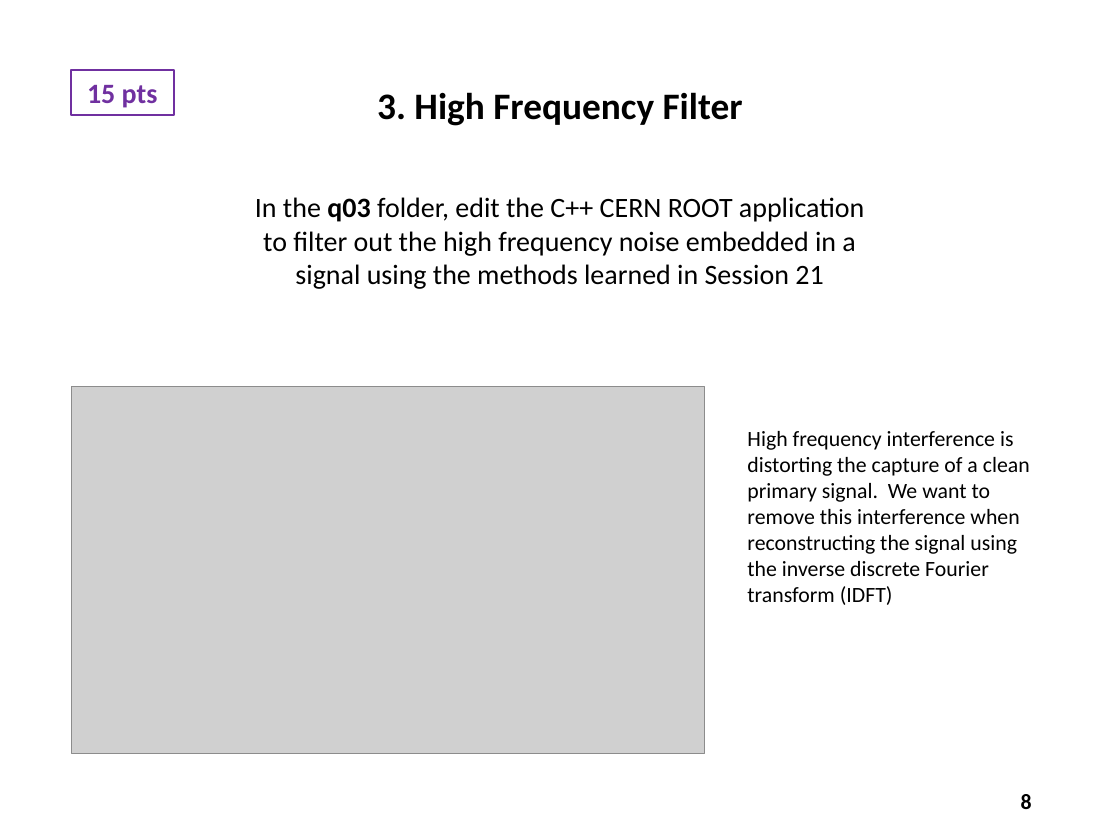
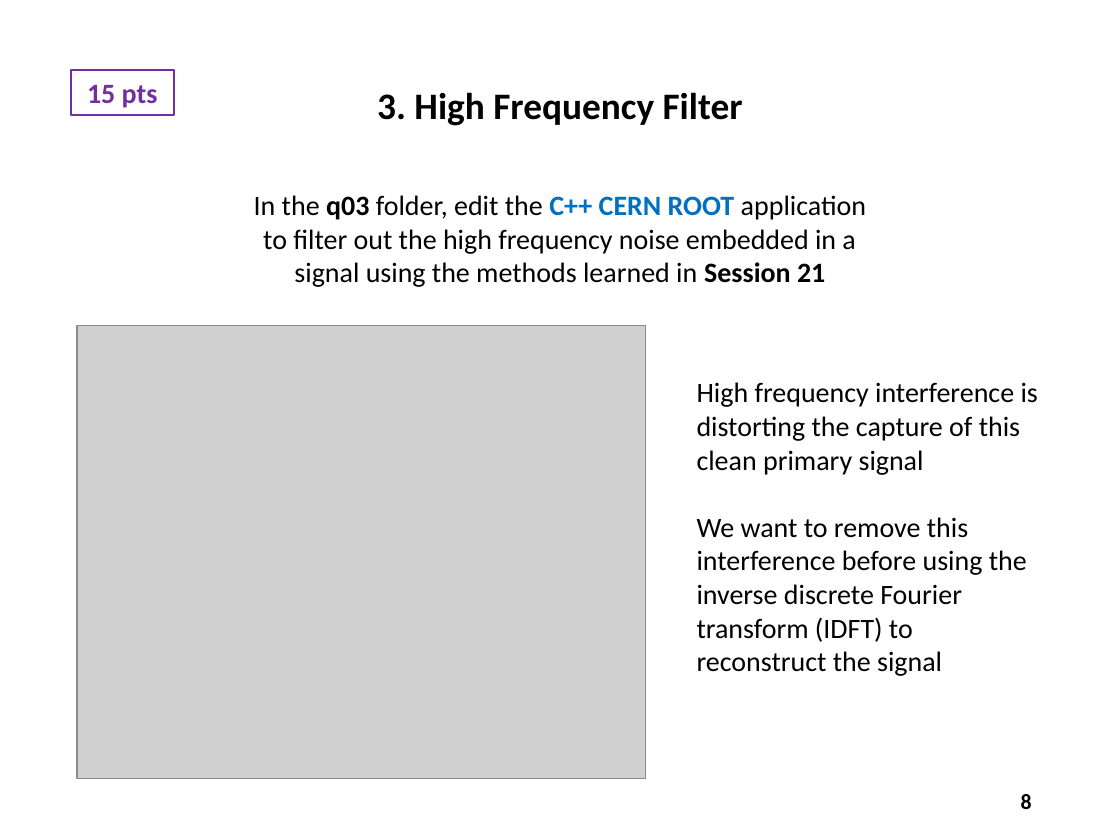
Before and after one commit to dbiersach/scicomp301-cpp-linux, a slide deck: slide 8 of exam3/Exam 3 Questions.pptx. Drawn at 1120x840 pixels with LibreOffice and Linux fonts; fonts in the diff are those of the drawing; grey boxes stand for pictures. Boxes give left, top, right and bottom in pixels: in the first picture for what was removed or moved away, otherwise in the second. Text is boxed around its words. In the diff, an @@ line names an element or a change of style, - is before the commit and + after.

Commit message:
Update session slides

```diff
--- a/exam3/Exam 3 Questions.pptx
+++ b/exam3/Exam 3 Questions.pptx
@@ text "In the q03 folder, edit ..." at [254, 195, 866, 287]: text colour #000000 to #0070C0 in "C++ CERN ROOT"; bold on in "C++ CERN ROOT Session 21" @@
@@ picture: place and size @@
-picture at [72, 386, 704, 754]
+picture at [77, 326, 646, 780]
@@ text at [697, 382, 1038, 676]: text changed; size 14 to 18 pt @@
-High frequency interference is distorting the capture of a clean primary signal. We want to remove this interference when reconstructing the signal using the inverse discrete Fourier transform (IDFT)
+High frequency interference is distorting the capture of this clean primary signal
+We want to remove this interference before using the inverse discrete Fourier transform (IDFT) to reconstruct the signal
```
Also in this commit, not shown: 17 other slides changed, 1 slide added, 3 slides removed, 3 other files.
